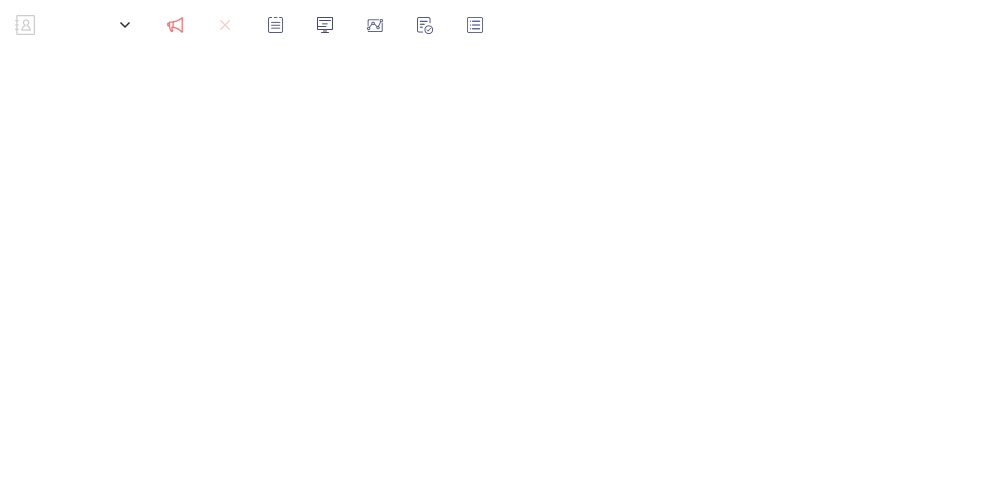
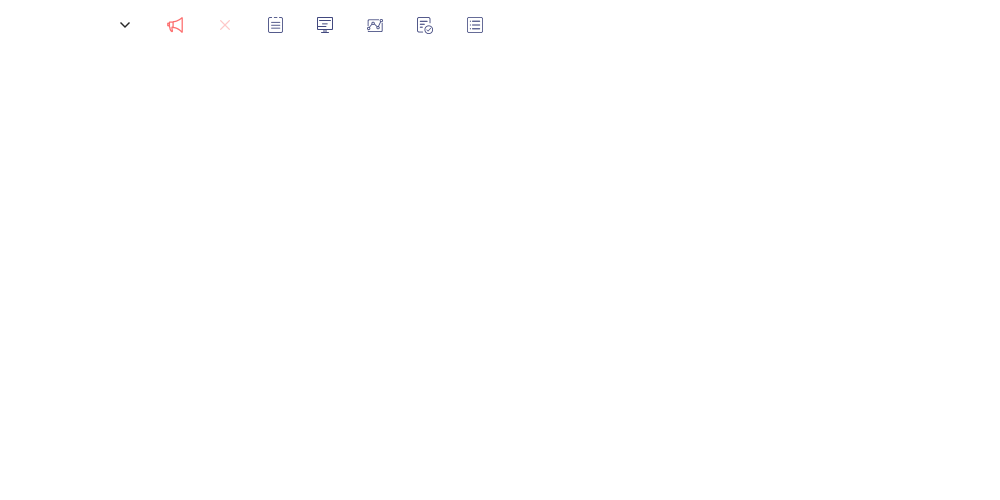
Two versions of the same layered image (w=1000, h=500). Layer-by-layer changes:
renamed "形状 2" to "通讯录", moved it above "退出", painted on it over [15, 15, 35, 35]
